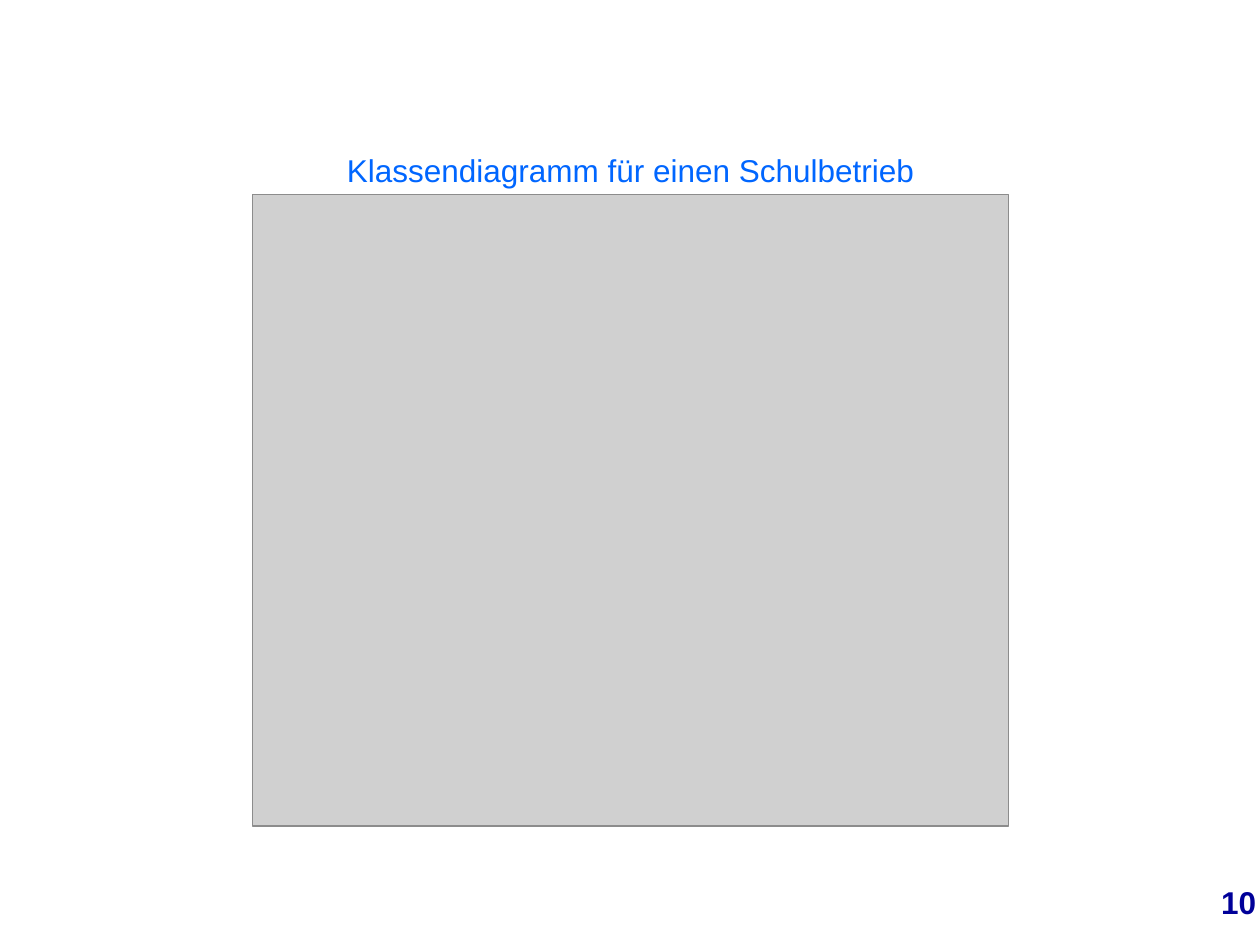
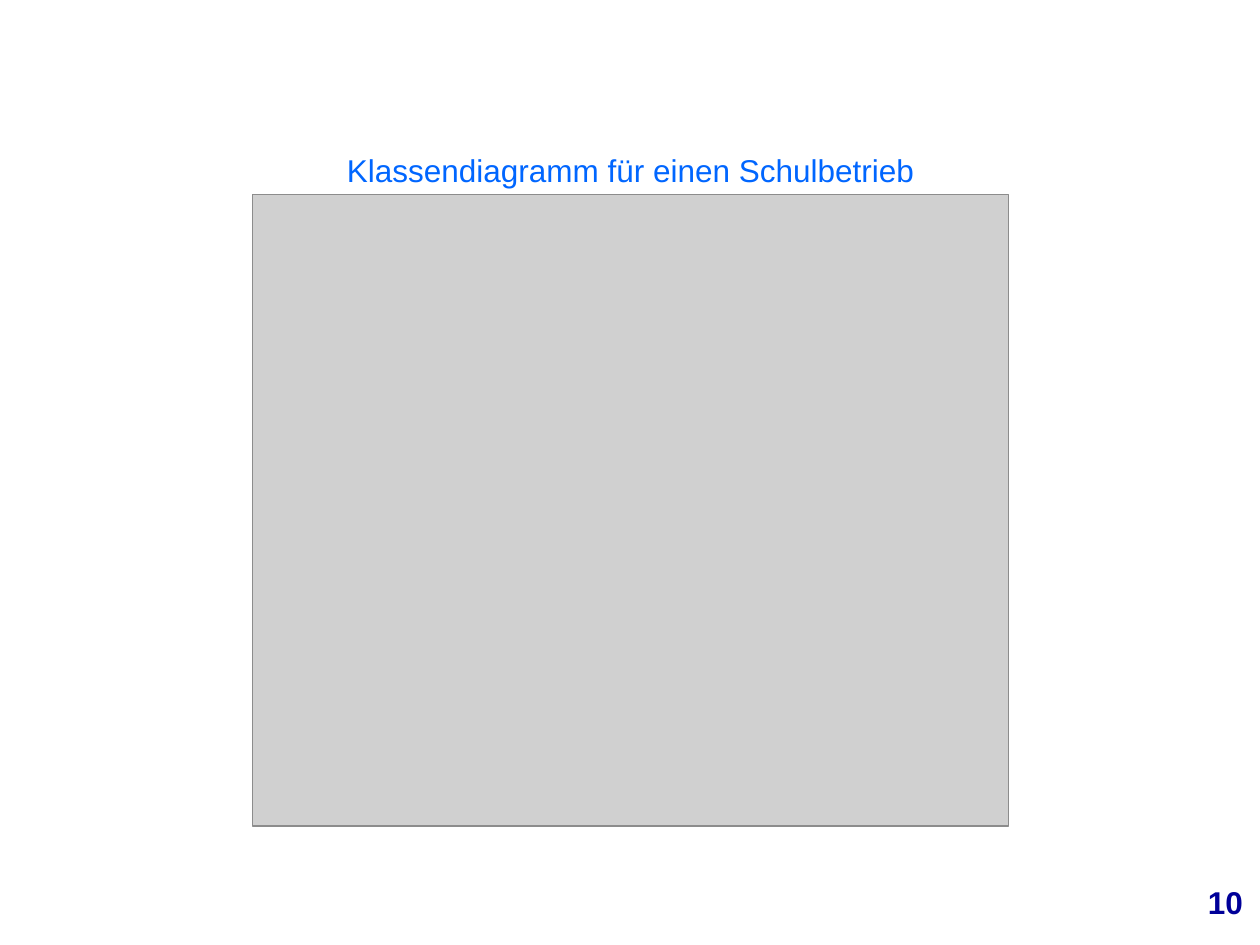
Before and after one commit to mjamaleddine/crowd-innovation, a slide deck: slide 11 of Meilenstein_5/Daten/meilenstein_5.ppt. Drawn at 1260x945 pixels with LibreOffice and Linux fonts; fonts in the diff are those of the drawing; grey boxes stand for pictures; background and template pictures are left out. Boxes give left, top, right and bottom in pixels: in the first picture for what was removed or moved away, otherwise in the second. Text is boxed around its words. In the diff, an @@ line names an element or a change of style, - is before the commit and + after.

```diff
--- a/Meilenstein_5/Daten/meilenstein_5.ppt
+++ b/Meilenstein_5/Daten/meilenstein_5.ppt
@@ text "10": place and size @@
-text "10" at bbox=[1221, 892, 1256, 915]
+text "10" at bbox=[1208, 892, 1243, 915]
```
Also in this commit, not shown: 12 other slides changed, 3 other files.
